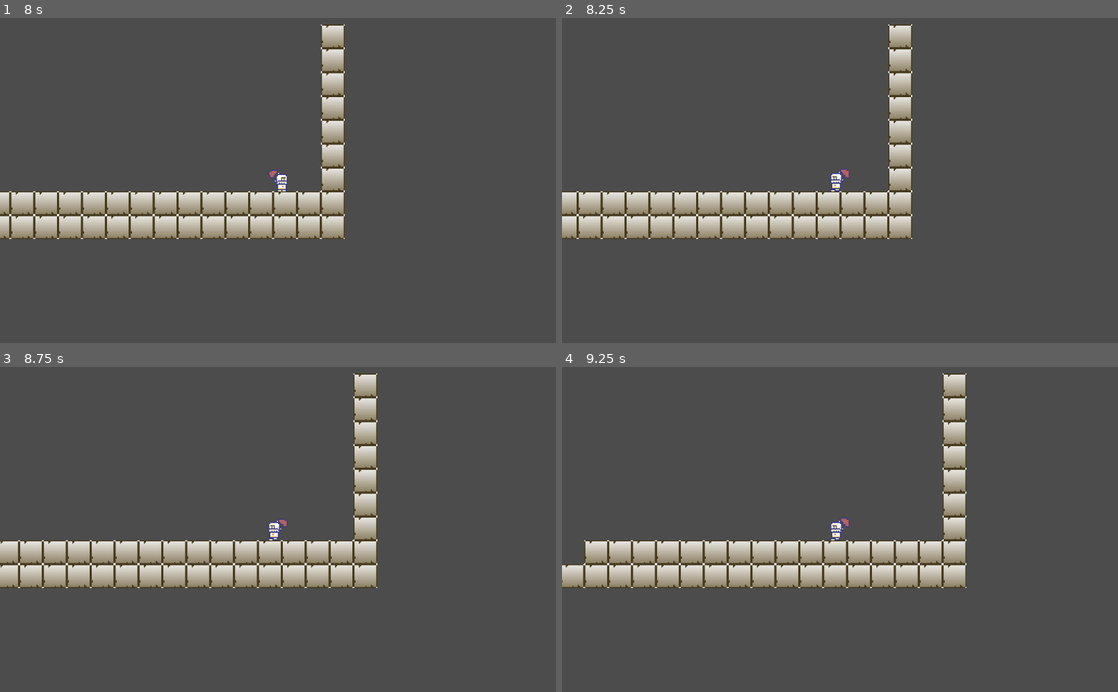
Above: before the commit, frames 1-4 (two rows, left to right).
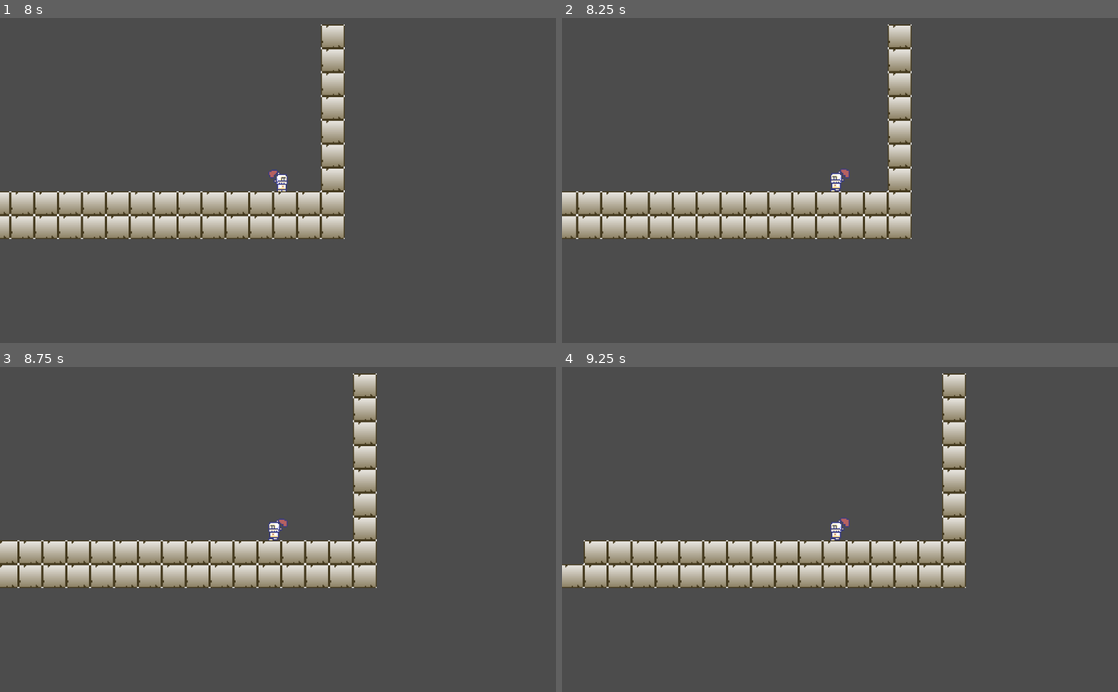
Above: after the commit, the same moments.

Repository: ltjastad/liamproject1
Game: Godot game, scene res://scenes/maingame/game.tscn
Two runs of this game, one before a commit and one after it. Both use one fixed random seed, a clock stepped at 60 frames per second and the inputs below.
Inputs:
- Up to frame 1 (8 s): hold Right (ui_right) 0.53-2.03 s; hold Left (ui_left) 2.03-4.28 s; hold Right (ui_right) from 4.28 s (still down)
- Up to frame 2 (8.25 s): release Right (ui_right) at 8.03 s; hold Left (ui_left) from 8.03 s (still down)
- Up to frame 3 (8.75 s): keep holding Left (ui_left)
- Up to frame 4 (9.25 s): keep holding Left (ui_left)

Frame 1 is identical in both runs. In frame 2, 1.1% of the frame differs, in the area x 0-63%, y 1-69%; in frame 3, 1.3%; in frame 4, 1.3%, in the area x 0-73%, y 1-69%.

Commit message:
mirror player collision shape when flipping sprite

Diff:
--- a/objects/player/player.gd
+++ b/objects/player/player.gd
@@ -7,6 +7,7 @@
 export(int) var max_fall_speed = 5000 # max speed when falling
 export(int) var jump_force = 16000 # upwards jumping force
 
+onready var _collision_shape_offset = $CollisionShape2D.position
 
 
 var _vel = Vector2(0,0)
@@ -29,8 +30,12 @@
 	# animate
 	if move_dir != Vector2(0,0): $sprite/AnimationPlayer.play("walk")
 	else: $sprite/AnimationPlayer.play("idle")
-	if move_dir.x < 0: $sprite.flip_h = false
-	elif move_dir.x > 0: $sprite.flip_h = true
+	if move_dir.x < 0 and $sprite.flip_h:
+		$sprite.flip_h = false
+		$CollisionShape2D.position = _collision_shape_offset
+	elif move_dir.x > 0 and !$sprite.flip_h:
+		$sprite.flip_h = true
+		$CollisionShape2D.position = Vector2(-_collision_shape_offset.x, _collision_shape_offset.y)
 
 	# add to velocity
 	_vel.x += move_dir.x * movement_speed
